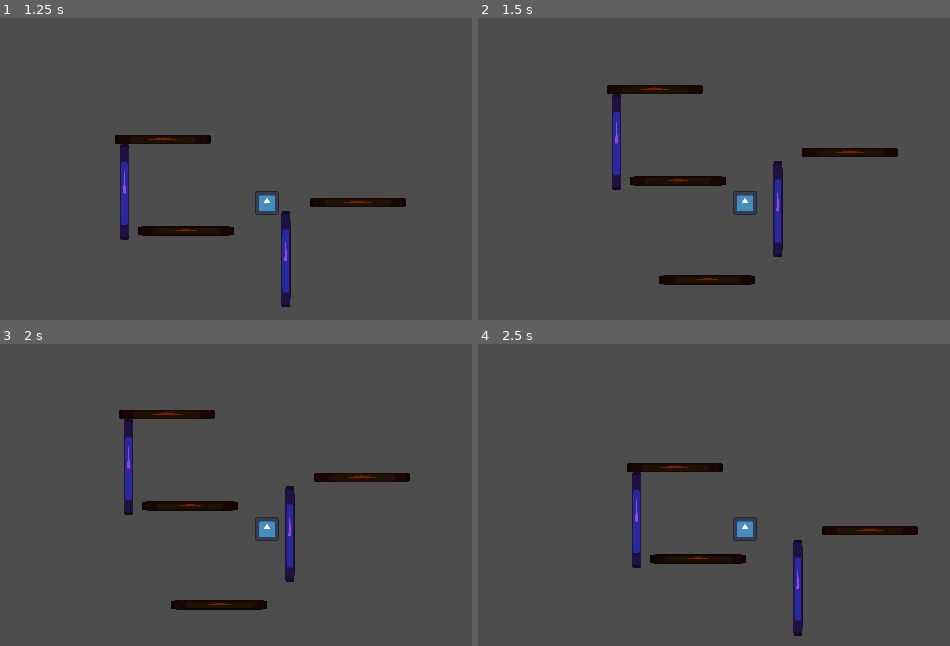
Above: before the commit, frames 1-4 (two rows, left to right).
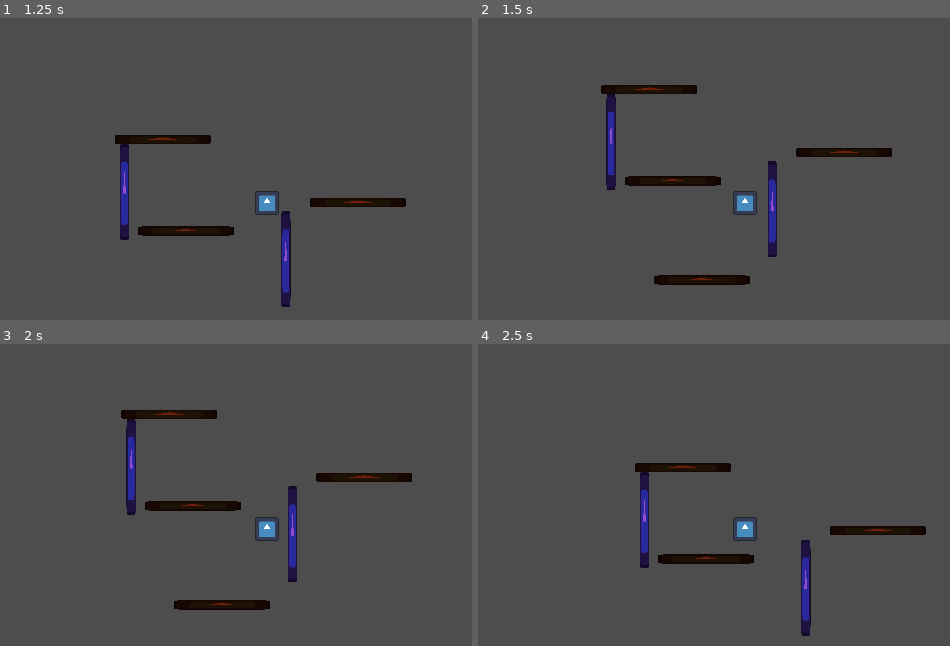
Above: after the commit, the same moments.

Repository: Paraross/tower-rush
Game: Godot game, scene res://main.tscn
Two runs of this game, one before a commit and one after it. Both use one fixed random seed, a clock stepped at 60 frames per second and the inputs below. The engine's default icon, where the game draws it, is replaced by a stand-in: a white triangle on a blue panel in a dark square.
Inputs:
- Up to frame 1 (1.25 s): tap Enter at 0.5 s; hold D (move_right) from 0.53 s (still down); hold Space (jump) from 0.53 s (still down)
- Up to frame 2 (1.5 s): keep holding D (move_right); release Space (jump) at 1.28 s; tap Space (jump) at 1.35 s
- Up to frame 3 (2 s): keep holding D (move_right); tap Space (jump) at 1.52, 1.82 s
- Up to frame 4 (2.5 s): release D (move_right) at 2.03 s; hold A (move_left) from 2.03 s (still down); hold Space (jump) from 2.03 s (still down)

Frame 1 is identical in both runs. In frame 2, 2.1% of the frame differs, in the area x 26-89%, y 22-89%; in frame 3, 1.3%; in frame 4, 2.6%, in the area x 31-95%, y 39-97%.

Commit message:
Improve wall bouncing Now smoothly transitions from bounce velocity to velocity from input

Diff:
--- a/player.gd
+++ b/player.gd
@@ -9,25 +9,21 @@
 
 var target_velocity: Vector2 = Vector2.ZERO
 var reach_count: int = 0
-var override_horizontal_velocity: bool = false
+var additional_velocity: Vector2 = Vector2.ZERO
 
 @onready var reach_height: float = position.y - 150.0
-@onready var velocity_override_timer: Timer = $VelocityOverrideTimer
+@onready var wall_bounce_timer: Timer = $WallBounceTimer
 
 func _process(delta: float) -> void:
 	var on_floor := is_on_floor()
 
 	var direction := Vector2.ZERO
 
-	if on_floor:
-		override_horizontal_velocity = false
-
 	if Input.is_action_pressed("move_left"):
 		direction.x -= 1.0
 	if Input.is_action_pressed("move_right"):
 		direction.x += 1.0
-	if not override_horizontal_velocity:
-		target_velocity.x = direction.x * horizontal_move_speed
+	target_velocity.x = direction.x * horizontal_move_speed
 
 	if not on_floor:
 		target_velocity.y += gravity_acceleration * delta
@@ -43,11 +39,12 @@
 		var collider_is_wall := collider.collision_layer == 4
 		if collider_is_wall and not on_floor and target_velocity.x != 0.0:
 			#print("wall hit : %s" % target_velocity)
-			override_horizontal_velocity = true
-			velocity_override_timer.start()
-			target_velocity.x *= -1.0
+			wall_bounce_timer.start()
+			additional_velocity.x = -target_velocity.x
 
 	velocity = target_velocity
+	var ratio := wall_bounce_timer.time_left / wall_bounce_timer.wait_time
+	velocity.x = target_velocity.x * (1.0 - ratio) + additional_velocity.x * ratio
 	move_and_slide()
 
 	if position.y < reach_height:
@@ -69,9 +66,8 @@
 
 
 func jump() -> void:
-	#print("jump")
 	target_velocity.y = -jump_impulse
 
 
-func _on_velocity_override_timer_timeout() -> void:
-	override_horizontal_velocity = false
+func _on_wall_bounce_timer_timeout() -> void:
+	additional_velocity = Vector2.ZERO
--- a/player.tscn
+++ b/player.tscn
@@ -23,8 +23,8 @@
 position = Vector2(0, -100)
 zoom = Vector2(0.75, 0.75)
 
-[node name="VelocityOverrideTimer" type="Timer" parent="."]
+[node name="WallBounceTimer" type="Timer" parent="."]
 wait_time = 0.5
 one_shot = true
 
-[connection signal="timeout" from="VelocityOverrideTimer" to="." method="_on_velocity_override_timer_timeout"]
+[connection signal="timeout" from="WallBounceTimer" to="." method="_on_wall_bounce_timer_timeout"]
